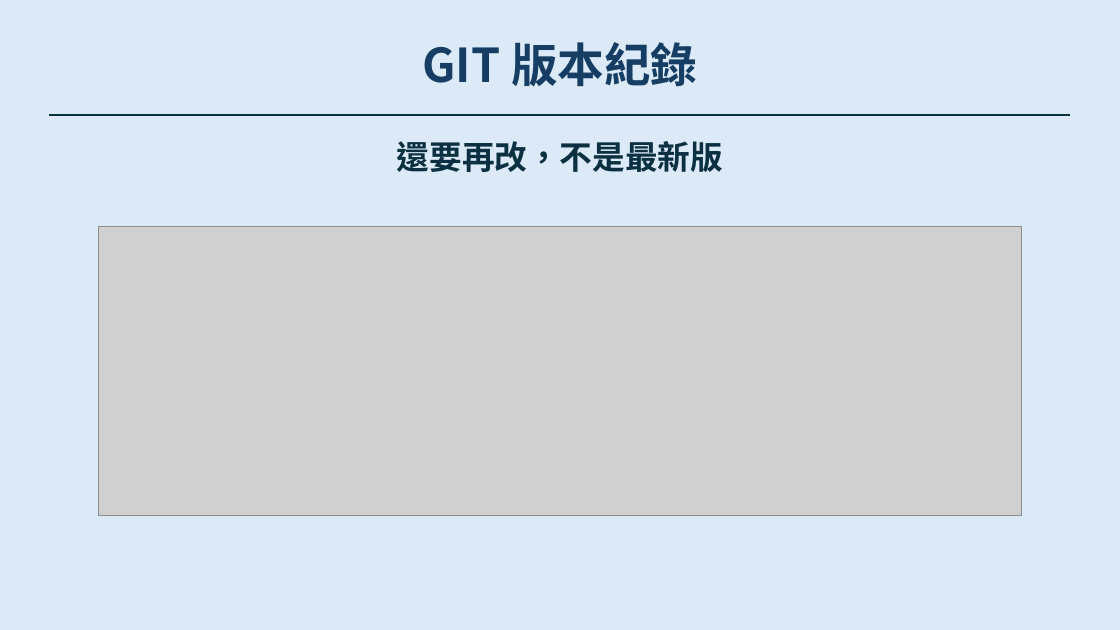
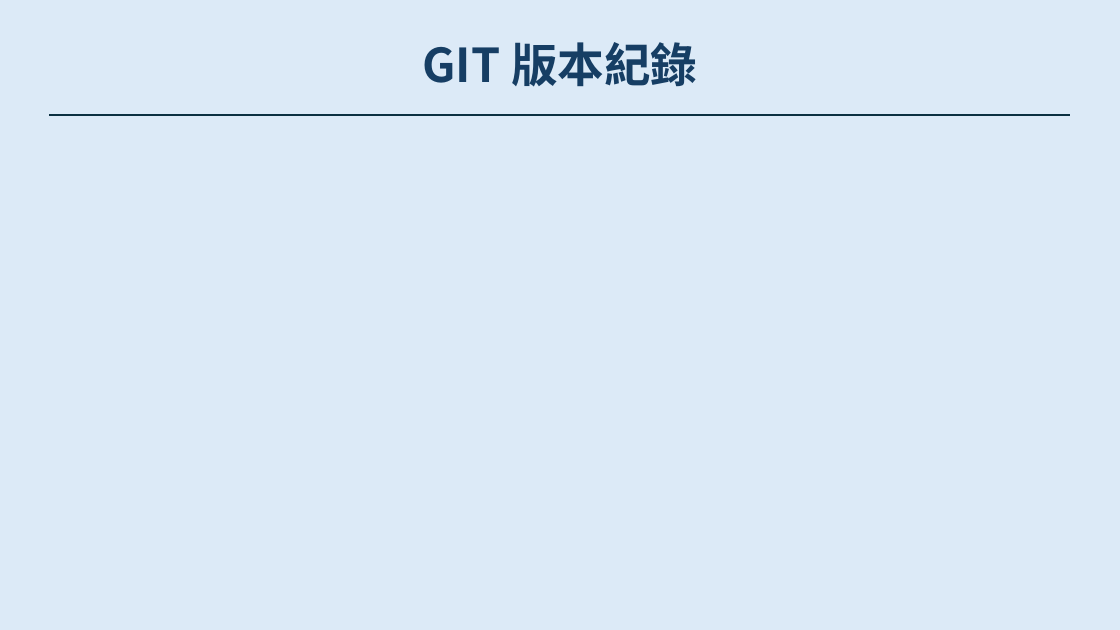
Before and after one commit to WYJ-5/114-2Fin, a slide deck: slide 10 of 112111102_吳映潔.pptx. Drawn at 1120x630 pixels with LibreOffice and Linux fonts; fonts in the diff are those of the drawing; grey boxes stand for pictures. Boxes give left, top, right and bottom in pixels: in the first picture for what was removed or moved away, otherwise in the second. Text is boxed around its words. In the diff, an @@ line names an element or a change of style, - is before the commit and + after.

Commit message:
word + ppt 完成

```diff
--- a/112111102_吳映潔.pptx
+++ b/112111102_吳映潔.pptx
@@ text removed at (397, 141, 723, 172) @@
-還要再改，不是最新版
@@ picture removed at (99, 227, 1022, 516) @@
```
